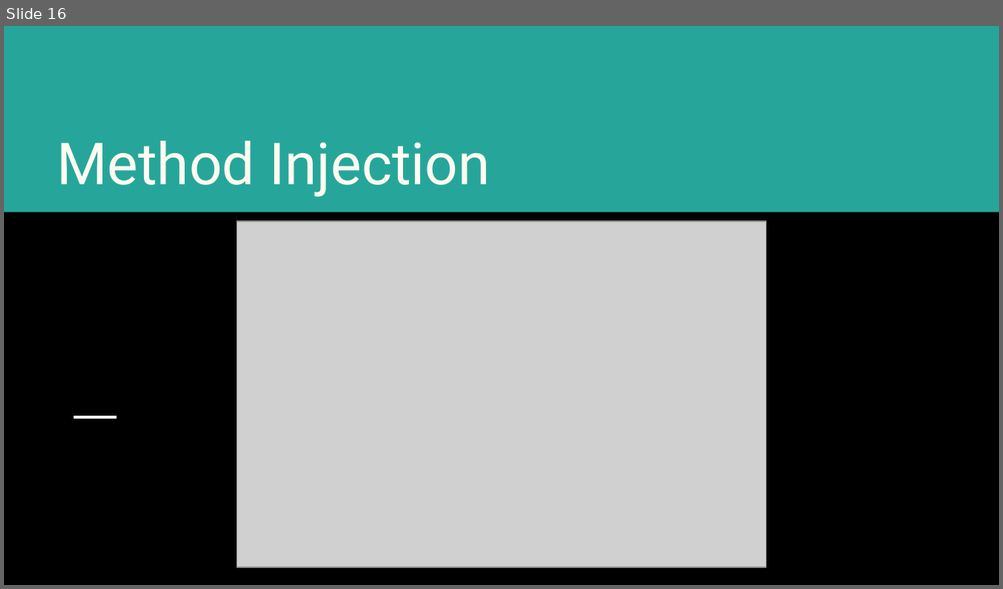
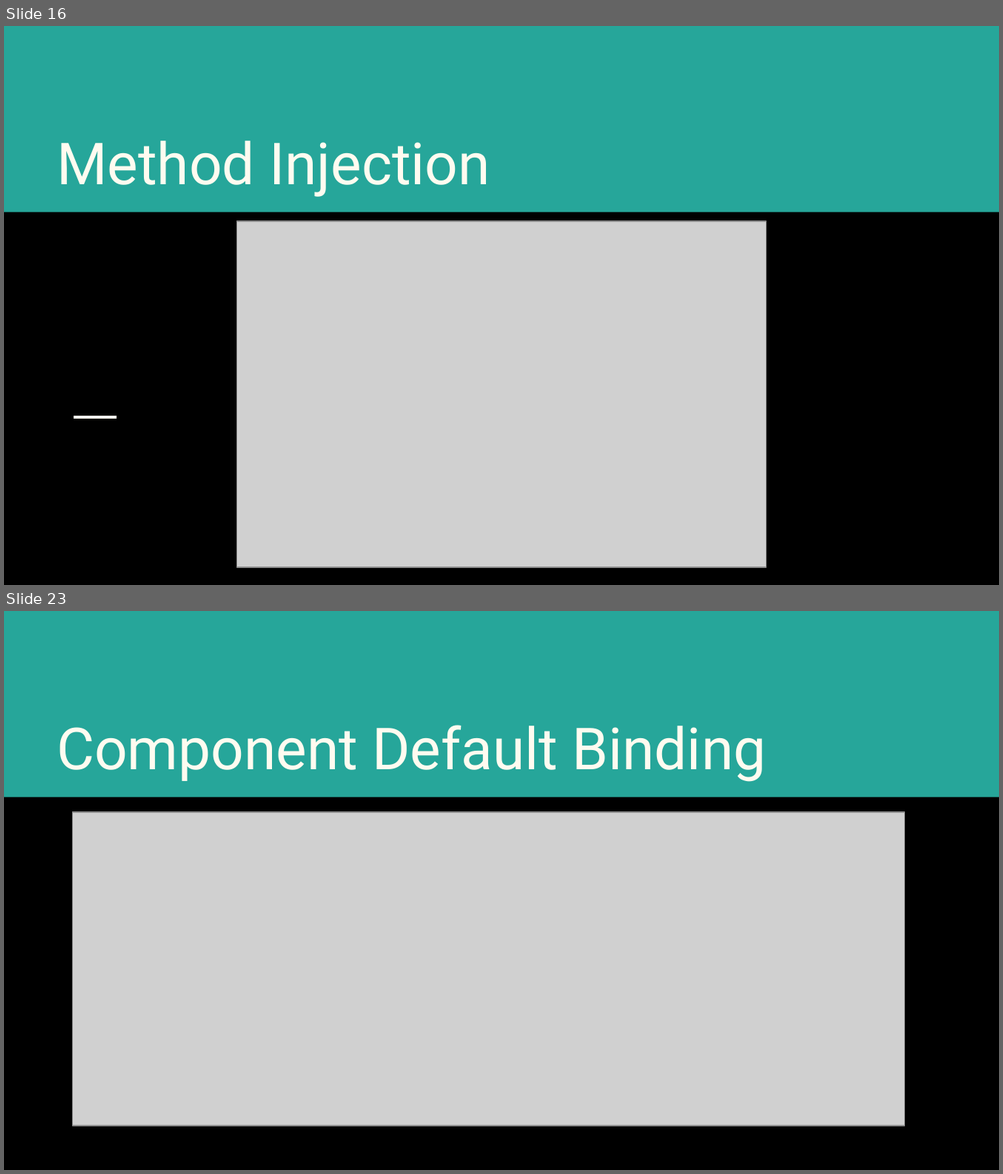
Before and after one commit to shamim-emon/hilt-session, a slide deck: Hilt-session-1.pptx. Shown one above the other, each under a label of ours: slide 16 before the commit, slides 16 and 23 after it; the slides between them are not shown. The pictures are 1003x589 and 1003x1174 pixels, drawn with LibreOffice and Linux fonts; fonts in the diff are those of the drawing; grey boxes stand for pictures. Boxes give left, top, right and bottom in pixels: in the first picture for what was removed or moved away, otherwise in the second. Text is boxed around its words. In the diff, an @@ line names an element or a change of style, - is before the commit and + after.

```diff
--- a/Hilt-session-1.pptx
+++ b/Hilt-session-1.pptx
@@ slide 23 added at (4,611,999,1170), background #000000; not listed: 2 template elements that a slide beside it also shows @@
@@ title added at (57,725,766,782), 42 pt, text #FFFBF0 @@
+Component Default Binding
@@ picture added at (73,812,904,1126) @@
```
Also in this commit, not shown: 1 slide changed, 10 other slides added, 1 other file.
